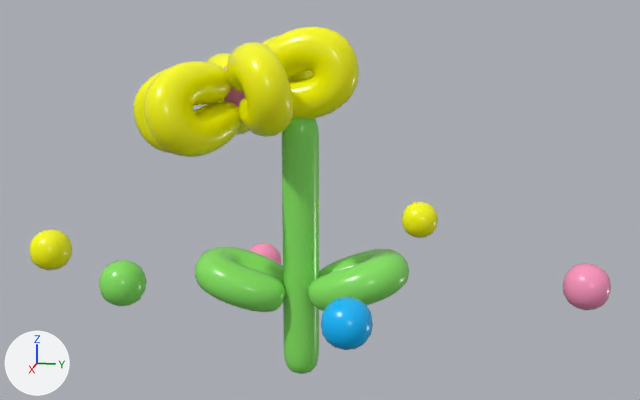
The glTF model semesterproject2.glb, before and after one commit.
Rendered twice from a camera (50 mm lens) standing at (8.81, 1.97, 4.15) and looking at (-0.8, 0.04, 1.75). The lights are fixed; the arrows at lower left show +X, +Y and +Z. The picture after the commit comes second. Where no turn or scale is listed for an object, it has been applied to the vertices.
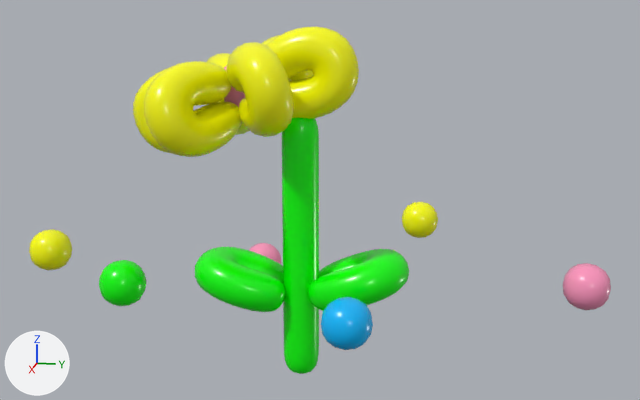
Patch to the scene script:
```diff
--- a/semesterproject2.glb.py
+++ b/semesterproject2.glb.py
@@ mat_grün @@
 mat_grün = principled_material('grün')
-mat_grün.base_color = (0.247, 0.801, 0.125)  # green #88e763
+mat_grün.base_color = (0.0, 1.0, 0.0)  # green #00ff00
 mat_grün.roughness = 0.256
```

Pixel boxes (x1, y1, x2, y2) of what changed, in the pictures (640 x 400 px):
'Cube.007', recoloured (darker)
    both: (282, 118, 319, 374)
'Cube.018', recoloured (darker)
    both: (195, 247, 285, 312)
'Cube.019', recoloured (darker)
    both: (308, 249, 409, 311)
'Cube.003', recoloured (darker)
    both: (99, 260, 147, 306)
